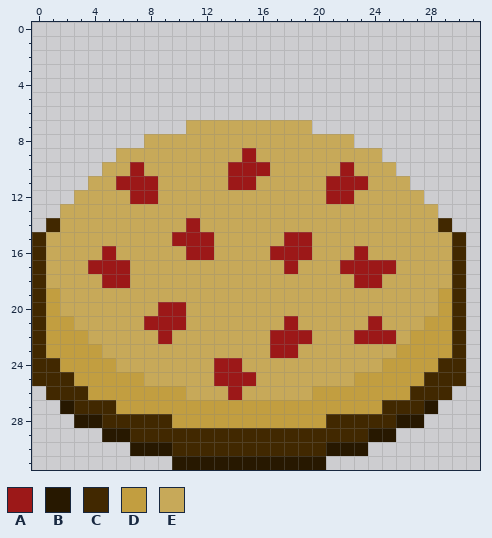
Pixel-art sprite, stored at Content/Ingredient/thimbleberryPie.png. The picture above is the old version.
The file is 32x32 pixels.
Palette (. is transparent): A #9c1818  B #271800  C #412800  D #c29e40  E #c7a959
Pixels before, first column x 0:
 7 ...........EEEEEEEEE...........
 8 ........EEEEEEEEEEEEEEE........
 9 ......EEEEEEEEEAEEEEEEEEE......
10 .....EEAEEEEEEAAAEEEEEAEEE.....
11 ....EEAAAEEEEEAAEEEEEAAAEEE....
12 ...EEEEAAEEEEEEEEEEEEAAEEEEE...
13 ..EEEEEEEEEEEEEEEEEEEEEEEEEEE..
14 .CEEEEEEEEEAEEEEEEEEEEEEEEEEEC.
15 CEEEEEEEEEAAAEEEEEAAEEEEEEEEEEC
16 CEEEEAEEEEEAAEEEEAAAEEEAEEEEEEC
17 CEEEAAAEEEEEEEEEEEAEEEAAAAEEEEC
18 CEEEEAAEEEEEEEEEEEEEEEEAAEEEEEC
19 CDEEEEEEEEEEEEEEEEEEEEEEEEEEEDC
20 CDEEEEEEEAAEEEEEEEEEEEEEEEEEEDC
21 CDDEEEEEAAAEEEEEEEAEEEEEAEEEDDC
22 CDDDEEEEEAEEEEEEEAAAEEEAAAEDDDC
23 CDDDDEEEEEEEEEEEEAAEEEEEEEDDDDC
24 CCDDDDEEEEEEEAAEEEEEEEEEEDDDDCC
25 CCCDDDDDEEEEEAAAEEEEEEEDDDDDCCC
26 .CCCDDDDDDDEEEAEEEEEDDDDDDDCCC.
27 ..BCCCDDDDDDDDDDDDDDDDDDDCCCB..
28 ...BBCCCCCDDDDDDDDDDDCCCCCBB...
29 .....BBCCCCCCCCCCCCCCCCCBB.....
30 .......BBBCCCCCCCCCCCBBB.......
31 ..........BBBBBBBBBBB..........
New version:
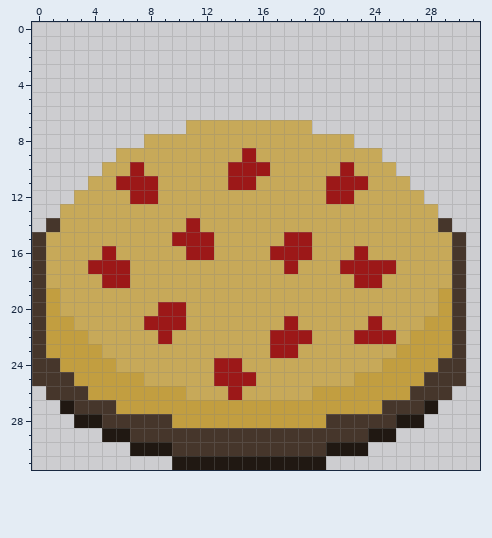
Changes in this commit:
Colour B changes from #271800 to #201812.
Colour C changes from #412800 to #46362b.
Boxes around the changes in both pictures, in picture pixels (x1, y1, x2, y2):
changed: (32, 218, 466, 470)
